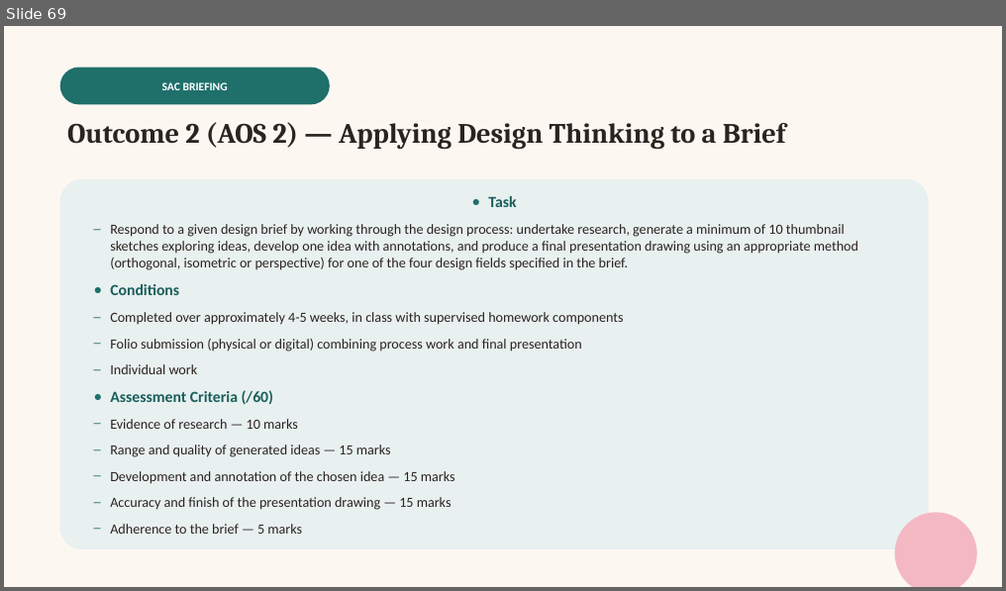
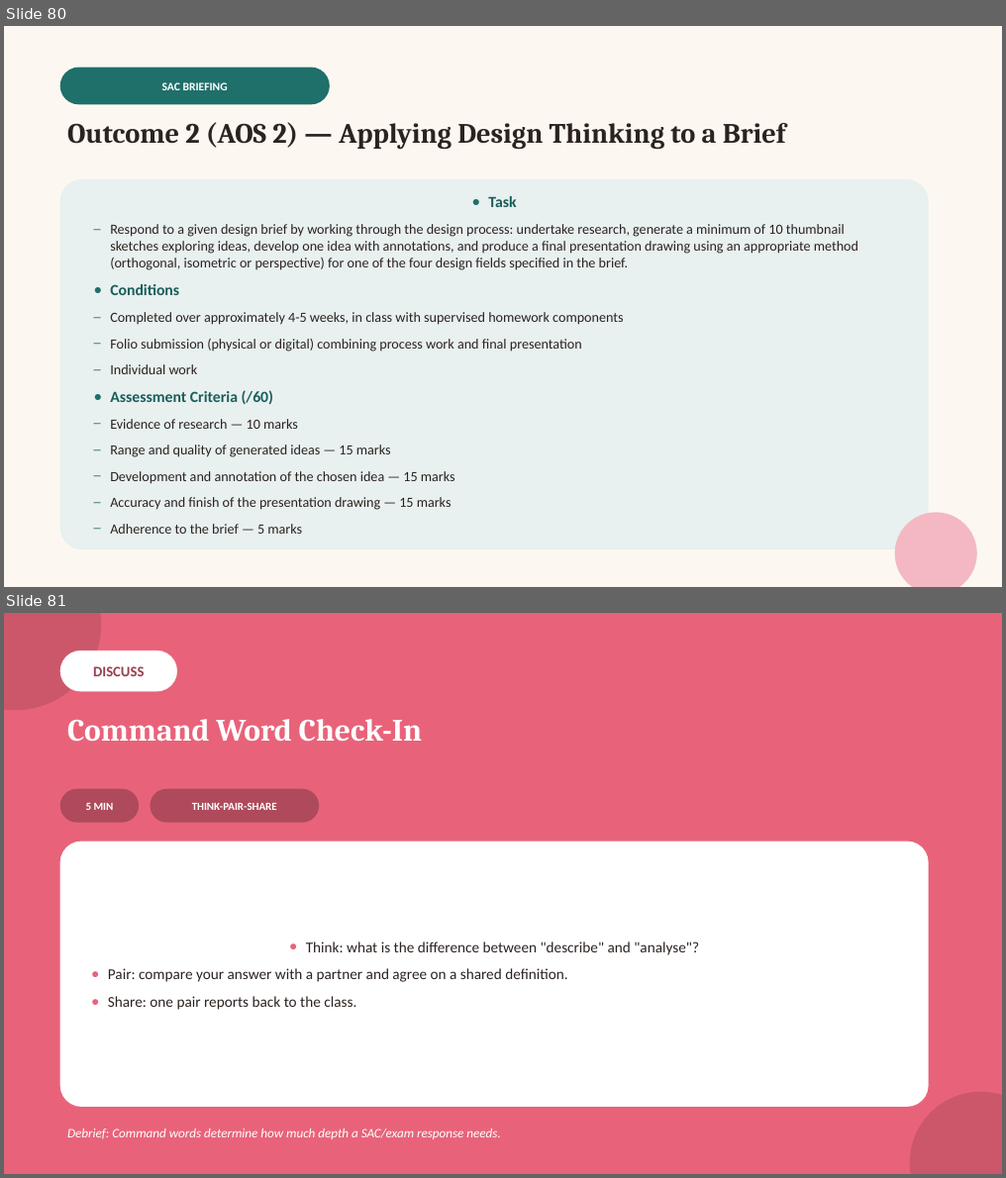
Before and after one commit to melodywyc0710/chuck, a slide deck: teaching-materials/vcd-vce/powerpoint/Unit1-Finding-Design-Solutions.pptx. Shown one above the other, each under a label of ours: slide 69 before the commit, slides 80 and 81 after it. The pictures are 1006x591 and 1006x1178 pixels, drawn with LibreOffice and Linux fonts; fonts in the diff are those of the drawing. Boxes give left, top, right and bottom in pixels: in the first picture for what was removed or moved away, otherwise in the second. Text is boxed around its words. In the diff, an @@ line names an element or a change of style, - is before the commit and + after.

```diff
--- a/teaching-materials/vcd-vce/powerpoint/Unit1-Finding-Design-Solutions.pptx
+++ b/teaching-materials/vcd-vce/powerpoint/Unit1-Finding-Design-Solutions.pptx
@@ slide 81 added at [4,613,1002,1174], background #E8637A @@
@@ ellipse added at [4,613,101,710], fill #CC576B @@
@@ rounded rectangle added at [60,651,177,691], fill #FFFFFF, 14 pt, text #96404F, bold @@
+DISCUSS
@@ text added at [67,719,423,742], 30 pt, text #FFFFFF, bold @@
+Command Word Check-In
@@ rounded rectangle added at [60,789,139,823], fill #AE4A5B, 10.5 pt, text #FFFFFF, bold @@
+5 MIN
@@ rounded rectangle added at [150,789,319,823], fill #AE4A5B, 10.5 pt, text #FFFFFF, bold @@
+THINK-PAIR-SHARE
@@ rounded rectangle added at [60,842,929,1107], fill #FFFFFF, 14.5 pt, text #2B2320 @@
+● Think: what is the difference between "describe" and "analyse"?
+● Pair: compare your answer with a partner and agree on a shared definition.
+● Share: one pair reports back to the class.
@@ ellipse added at [910,1092,1002,1174], fill #CC576B @@
@@ text added at [67,1129,500,1140], 12.5 pt, text #FFFFFF, italic @@
+Debrief: Command words determine how much depth a SAC/exam response needs.
@@ what was slide 69 is now slide 80 @@
```
Also in this commit, not shown: 11 other slides added, 4 other files.
